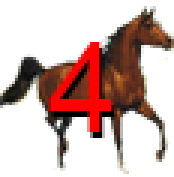
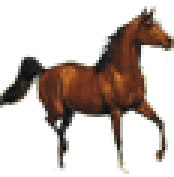
Layer changes from the first w=174, h=177 image to the second:
hid "Label" over <box>48,42,114,132</box>
hid "Label Shadow" over <box>51,48,117,138</box>
